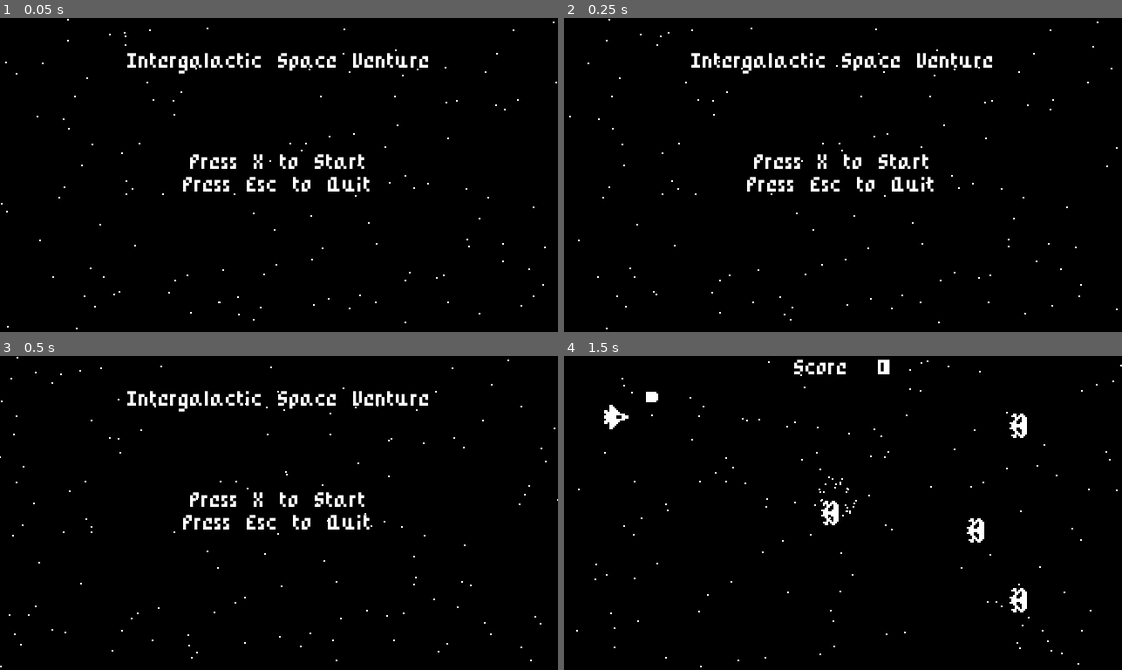
Above: before the commit, frames 1-4 (two rows, left to right).
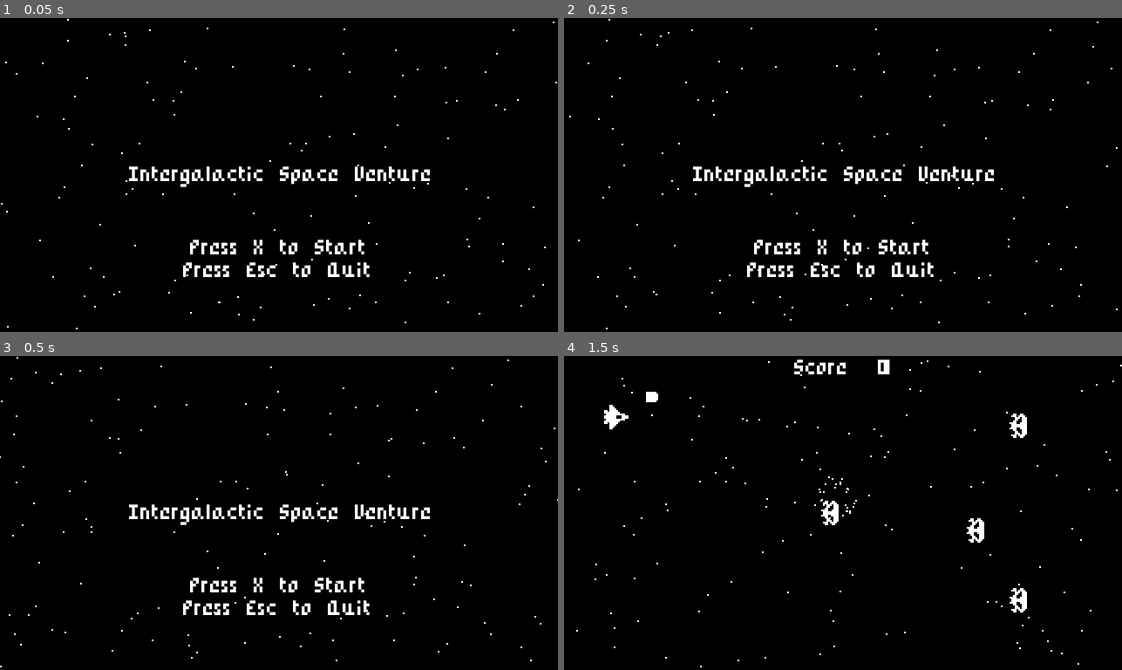
Above: after the commit, the same moments.

Repository: Kharouk/IntergalacticSpaceVenture
Game: Godot game, scene res://StartMenu.tscn
Two runs of this game, one before a commit and one after it. Both use one fixed random seed, a clock stepped at 60 frames per second and the inputs below.
Inputs:
- Up to frame 1 (0.05 s): no input
- Up to frame 2 (0.25 s): no input
- Up to frame 3 (0.5 s): no input
- Up to frame 4 (1.5 s): tap X (ui_shoot) at 0.5, 0.6, 1.35 s; hold Up (ui_up) 0.53-1.28 s; hold Down (ui_down) from 1.28 s (still down)

The runs differ from the first frame. In frame 1, 4.3% of the frame differs, in the area x 22-78%, y 11-83%; in frame 2, 4.3%; in frame 3, 4.3%; in frame 4, nothing differs.

Commit message:
rearrange start menu and create game over screen

Diff:
--- /dev/null
+++ b/GameOverScreen.gd
@@ -0,0 +1,7 @@
+extends Node
+
+func _process(delta):
+	if Input.is_action_just_pressed("ui_shoot"):
+		get_tree().change_scene("res://World.tscn")
+	if Input.is_action_just_pressed("ui_cancel"):
+		get_tree().quit()
--- /dev/null
+++ b/GameOverScreen.tscn
@@ -0,0 +1,59 @@
+[gd_scene load_steps=4 format=2]
+
+[ext_resource path="res://PixelFont.tres" type="DynamicFont" id=1]
+[ext_resource path="res://Stars.tscn" type="PackedScene" id=2]
+[ext_resource path="res://GameOverScreen.gd" type="Script" id=3]
+
+[node name="GameOverScreen" type="Node"]
+script = ExtResource( 3 )
+
+[node name="Background" type="ColorRect" parent="."]
+anchor_right = 1.0
+anchor_bottom = 1.0
+color = Color( 0, 0, 0, 1 )
+__meta__ = {
+"_edit_lock_": true,
+"_edit_use_anchors_": false
+}
+
+[node name="Stars" parent="." instance=ExtResource( 2 )]
+
+[node name="Label" type="Label" parent="."]
+margin_left = 94.122
+margin_top = 74.4869
+margin_right = 161.122
+margin_bottom = 85.4869
+rect_scale = Vector2( 2, 2 )
+custom_fonts/font = ExtResource( 1 )
+text = "GAME OVER"
+align = 1
+valign = 1
+__meta__ = {
+"_edit_use_anchors_": false
+}
+
+[node name="Label2" type="Label" parent="."]
+margin_left = 120.045
+margin_top = 106.118
+margin_right = 202.045
+margin_bottom = 117.118
+custom_fonts/font = ExtResource( 1 )
+text = "Highscore : 0"
+align = 1
+valign = 1
+__meta__ = {
+"_edit_use_anchors_": false
+}
+
+[node name="Label3" type="Label" parent="."]
+margin_left = 86.2737
+margin_top = 162.483
+margin_right = 233.274
+margin_bottom = 173.483
+custom_fonts/font = ExtResource( 1 )
+text = "Press X to Play Again"
+align = 1
+valign = 1
+__meta__ = {
+"_edit_use_anchors_": false
+}
--- a/StartMenu.tscn
+++ b/StartMenu.tscn
@@ -18,17 +18,19 @@
 }
 
 [node name="CenterContainer" type="CenterContainer" parent="."]
+anchor_top = 1.0
 anchor_right = 1.0
 anchor_bottom = 1.0
+margin_top = -52.7389
+margin_bottom = -27.7389
 __meta__ = {
 "_edit_use_anchors_": false
 }
 
 [node name="Label" type="Label" parent="CenterContainer"]
 margin_left = 106.0
-margin_top = 77.0
 margin_right = 214.0
-margin_bottom = 102.0
+margin_bottom = 25.0
 custom_fonts/font = ExtResource( 1 )
 text = "Press X to Start
 Press Esc to Quit"
@@ -38,10 +40,14 @@
 [node name="Stars" parent="." instance=ExtResource( 2 )]
 
 [node name="Title" type="Label" parent="."]
-margin_left = 72.4133
-margin_top = 17.6332
-margin_right = 249.413
-margin_bottom = 31.6332
+anchor_left = 0.5
+anchor_top = 0.5
+anchor_right = 0.5
+anchor_bottom = 0.5
+margin_left = -88.5
+margin_top = -7.0
+margin_right = 88.5
+margin_bottom = 7.0
 custom_fonts/font = ExtResource( 1 )
 text = "Intergalactic Space Venture"
 align = 1
